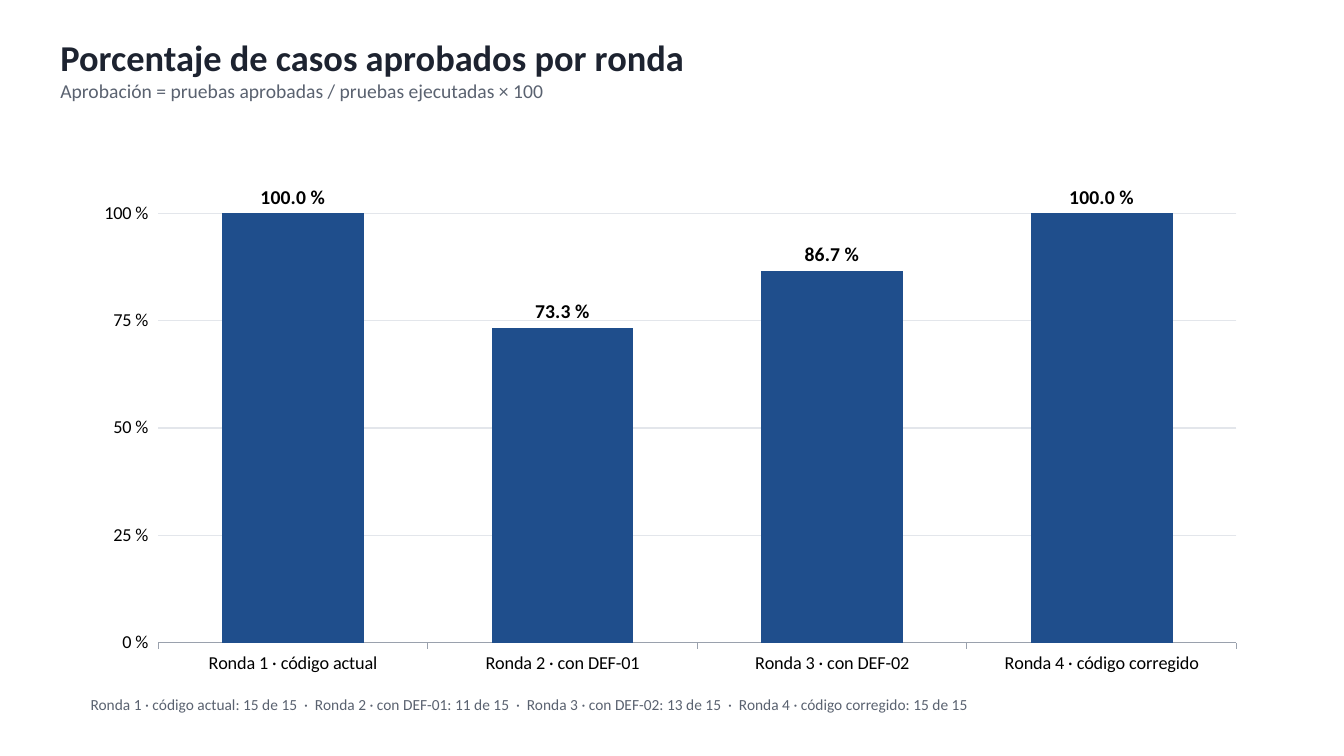
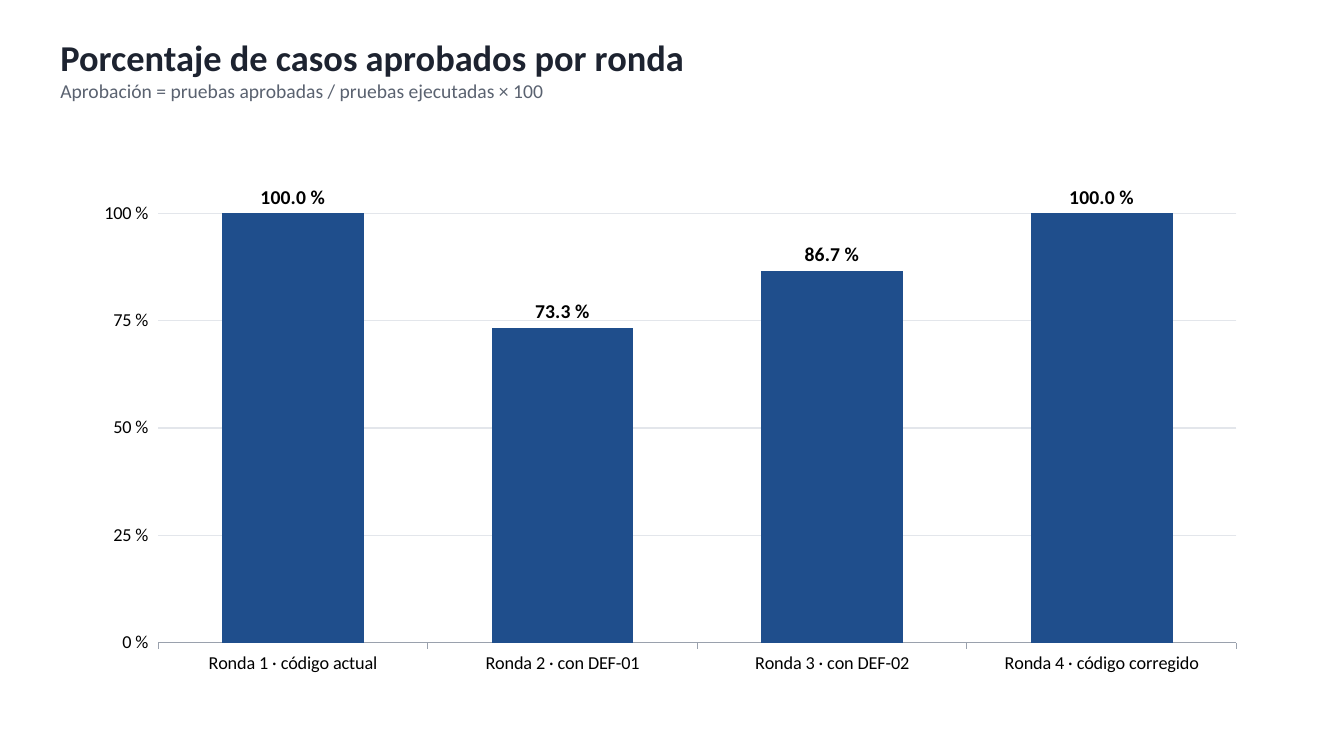
Before and after one commit to azharsonix/sistema-inventario-actividad-2, a slide deck: slide 4 of docs/Segunda parte/Diagramas - Segunda parte.pptx. Drawn at 1344x756 pixels with LibreOffice and Linux fonts; fonts in the diff are those of the drawing. Boxes give left, top, right and bottom in pixels: in the first picture for what was removed or moved away, otherwise in the second. Text is boxed around its words. In the diff, an @@ line names an element or a change of style, - is before the commit and + after.

Commit message:
Quitar rutas locales de la evidencia y actualizar diagramas
- scripts/lib.php: la salida de PHPUnit y los JUnit se guardan con rutas
  relativas a la raíz del proyecto (sin la carpeta local de quien los genera).
- evidencias/: se quitó la ruta local de los JUnit y las salidas de consola;
  tiempos, fechas y resultados no cambian (siguen siendo los del commit 7108e1e).
- docs/Segunda parte: diagramas sin la nota de texto al pie de cada imagen.

```diff
--- a/docs/Segunda parte/Diagramas - Segunda parte.pptx
+++ b/docs/Segunda parte/Diagramas - Segunda parte.pptx
@@ text removed at <box>91,699,968,713</box> @@
-Ronda 1 · código actual: 15 de 15 · Ronda 2 · con DEF-01: 11 de 15 · Ronda 3 · con DEF-02: 13 de 15 · Ronda 4 · código corregido: 15 de 15
```
Also in this commit, not shown: 7 other slides changed, 12 other files.
